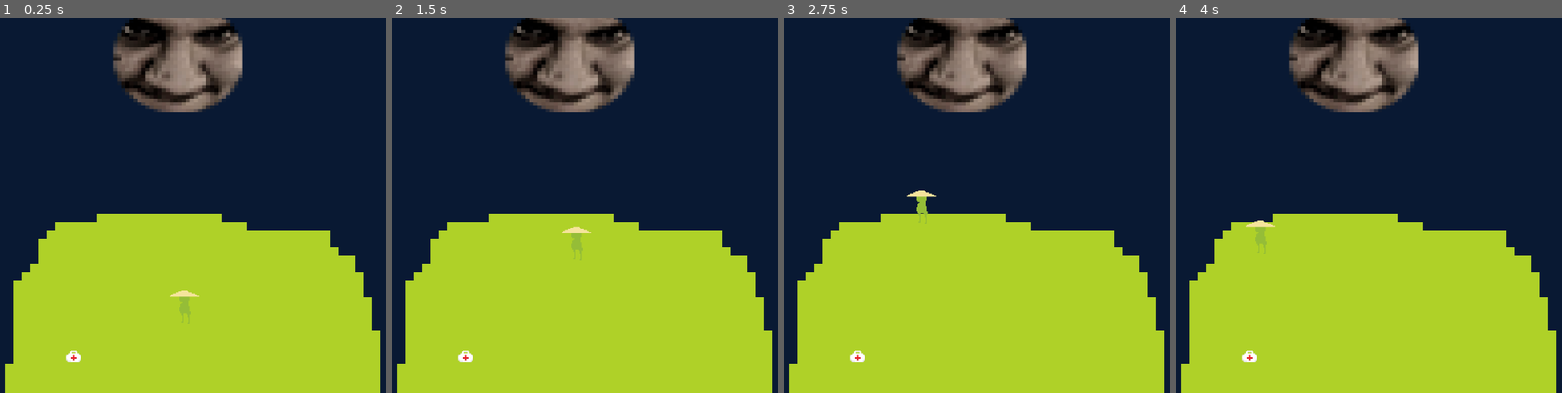
Above: before the commit, frames 1-4 (left to right).
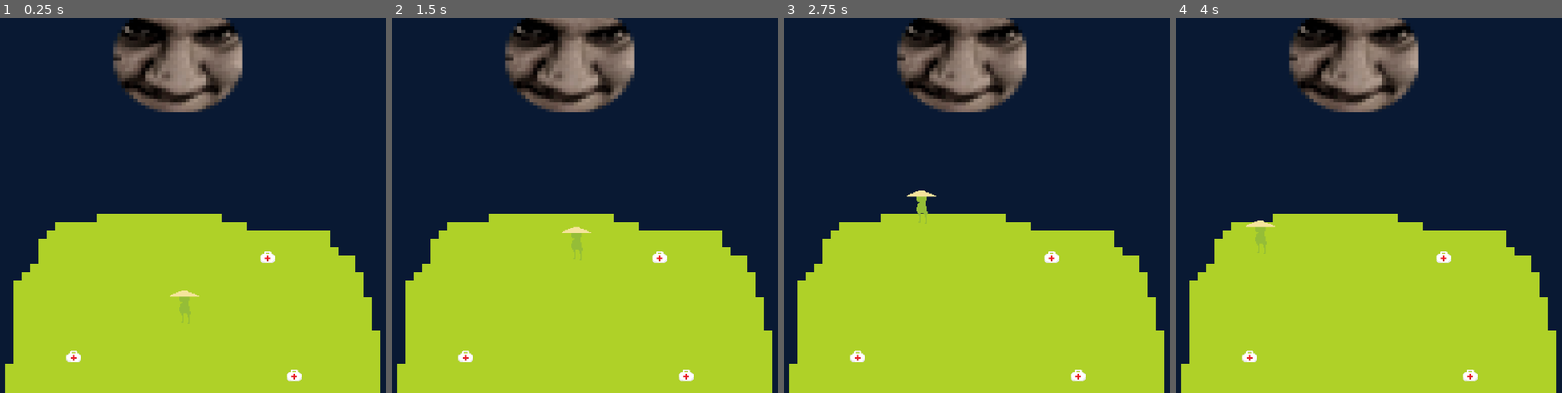
Above: after the commit, the same moments.

Repository: HiioCom2i/MoonVitorGame
Game: Godot game, scene res://levels/world_01.tscn
The game is run twice, just before and just after one commit, with the same random seed, the same clock (stepped at 60 frames per second) and the same inputs.
Inputs:
- Up to frame 1 (0.25 s): no input
- Up to frame 2 (1.5 s): tap Enter at 0.5 s; hold W (move_up) from 0.53 s (still down)
- Up to frame 3 (2.75 s): release W (move_up) at 2.03 s; hold A (move_left) from 2.03 s (still down)
- Up to frame 4 (4 s): release A (move_left) at 3.53 s; hold S (move_down) from 3.53 s (still down)

The runs differ from the first frame. In frame 1, 0.2% of the frame differs, in the area x 67-79%, y 62-97%; in frame 2, 0.2%; in frame 3, 0.2%; in frame 4, 0.2%.

Commit message:
fazendo a vida sumir

Diff:
--- a/levels/world_01.tscn
+++ b/levels/world_01.tscn
@@ -108,5 +108,11 @@
 
 [node name="Vidas" type="Node2D" parent="."]
 
-[node name="Area2D" parent="Vidas" instance=ExtResource("9_qh0l0")]
+[node name="vida1" parent="Vidas" instance=ExtResource("9_qh0l0")]
 position = Vector2(414, 651)
+
+[node name="vida2" parent="Vidas" instance=ExtResource("9_qh0l0")]
+position = Vector2(837, 687)
+
+[node name="vida3" parent="Vidas" instance=ExtResource("9_qh0l0")]
+position = Vector2(786, 460)
--- a/scenes/vida.tscn
+++ b/scenes/vida.tscn
@@ -1,11 +1,13 @@
-[gd_scene load_steps=3 format=3 uid="uid://bd0dk01lgap8a"]
+[gd_scene load_steps=4 format=3 uid="uid://bd0dk01lgap8a"]
 
+[ext_resource type="Script" path="res://scripts/vida.gd" id="1_fu3uy"]
 [ext_resource type="Texture2D" uid="uid://b4q4fmm1e5nis" path="res://assets/itens/pixil-frame-0.png" id="1_vqrfm"]
 
 [sub_resource type="CircleShape2D" id="CircleShape2D_tvxii"]
 radius = 22.0227
 
-[node name="Area2D" type="Area2D"]
+[node name="vida" type="Area2D"]
+script = ExtResource("1_fu3uy")
 
 [node name="Sprite2D" type="Sprite2D" parent="."]
 position = Vector2(-3.99999, -2)
@@ -15,3 +17,5 @@
 [node name="CollisionShape2D" type="CollisionShape2D" parent="."]
 position = Vector2(7.62939e-06, 3.8147e-06)
 shape = SubResource("CircleShape2D_tvxii")
+
+[connection signal="body_entered" from="." to="." method="_on_body_entered"]
--- /dev/null
+++ b/scripts/vida.gd
@@ -0,0 +1,15 @@
+extends Area2D
+
+
+# Called when the node enters the scene tree for the first time.
+func _ready() -> void:
+	pass # Replace with function body.
+
+
+# Called every frame. 'delta' is the elapsed time since the previous frame.
+func _process(delta: float) -> void:
+	pass
+
+
+func _on_body_entered(body: Node2D) -> void:
+	queue_free()
